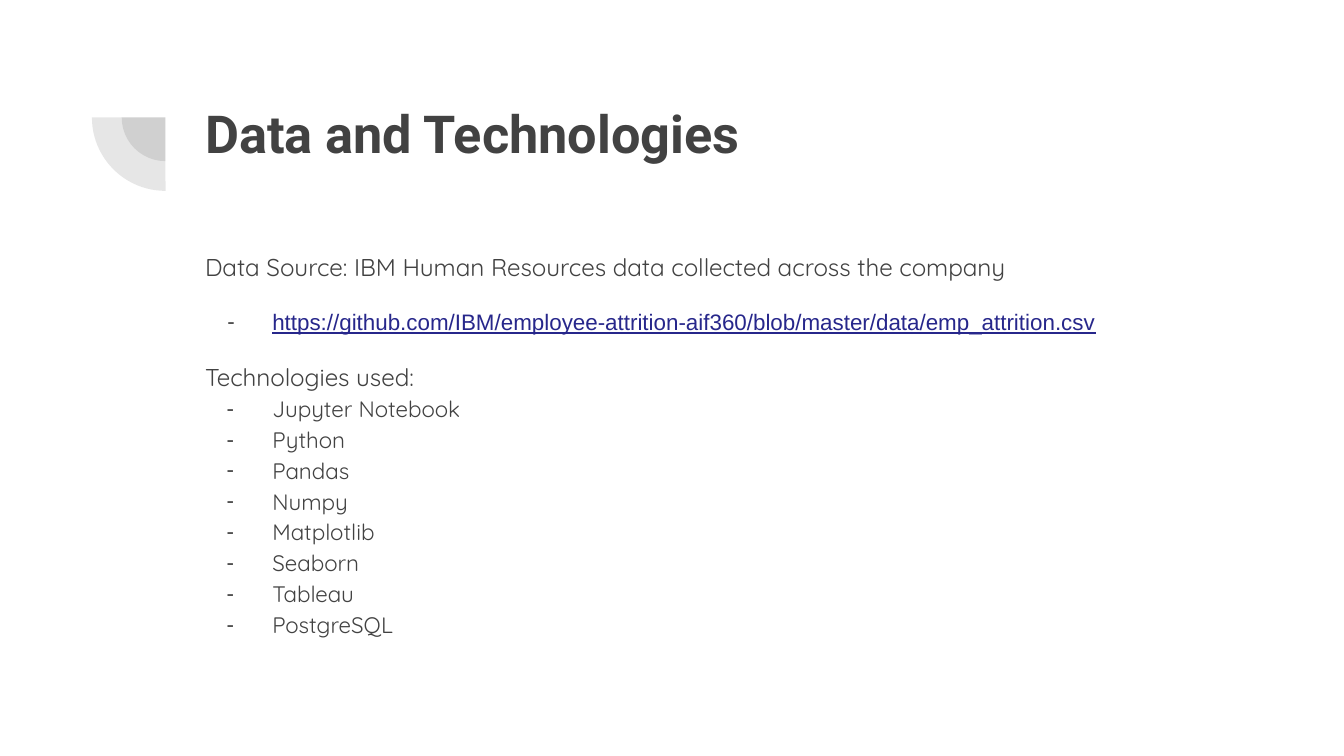
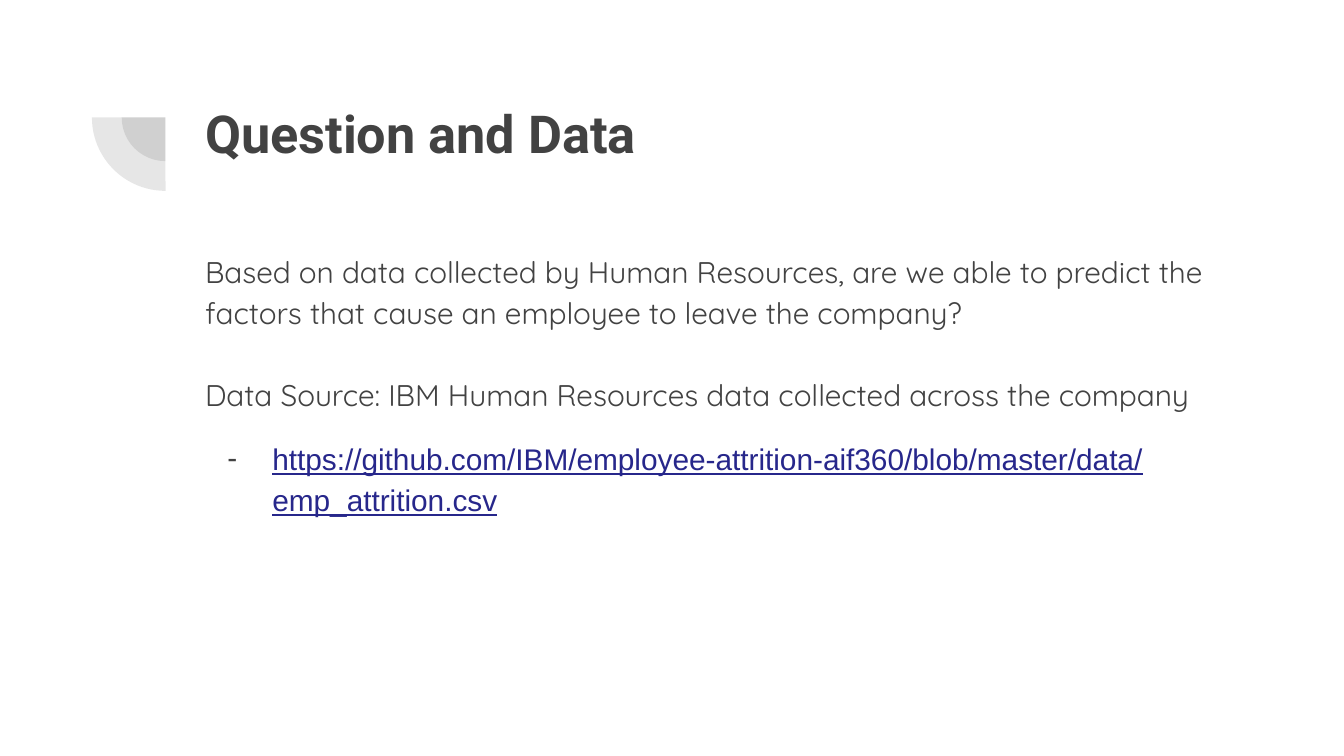
Before and after one commit to lykkelig/Group6_Final_Project, a slide deck: slide 4 of Presentation/Final Project Presentation.pptx (slide 3 before the commit). Drawn at 1344x756 pixels with LibreOffice and Linux fonts; fonts in the diff are those of the drawing. Boxes give left, top, right and bottom in pixels: in the first picture for what was removed or moved away, otherwise in the second. Text is boxed around its words. In the diff, an @@ line names an element or a change of style, - is before the commit and + after.

```diff
--- a/Presentation/Final Project Presentation.pptx
+++ b/Presentation/Final Project Presentation.pptx
@@ title at <box>205,114,636,160</box>: text changed @@
-Data and Technologies
+Question and Data
@@ text at <box>205,261,1203,330</box>: paragraph added @@
+Based on data collected by Human Resources, are we able to predict the factors that cause an employee to leave the company?
@@ text at <box>205,368,461,638</box>: paragraphs removed @@
-Technologies used:
-– Jupyter Notebook
-– Python
-– Pandas
-– Numpy
-– Matplotlib
-– Seaborn
-– Tableau
-– PostgreSQL
@@ text at <box>205,384,1189,517</box>: size 13 to 16 pt in "Data Source: IBM Human Resources data collected ..."; size 12 to 16 pt in "https://github.com/IBM/employee-attrition-aif360/blob/master ..." @@
```
Also in this commit, not shown: 7 other slides changed, 3 slides added, 3 slides removed, 2 other files.
